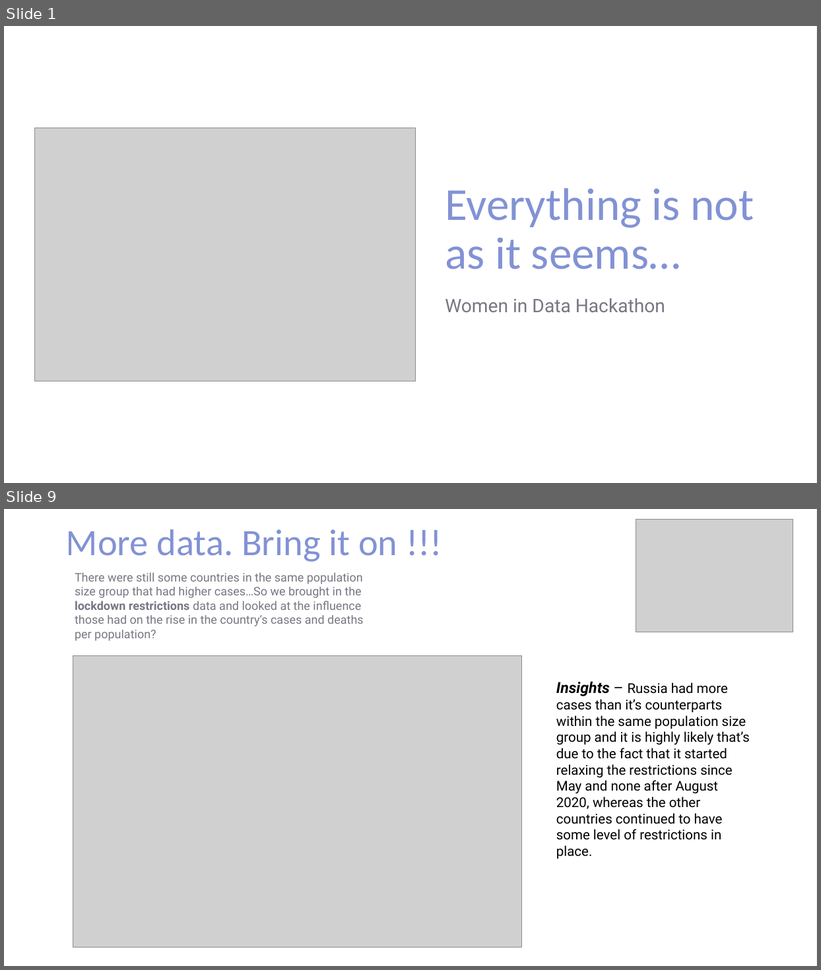
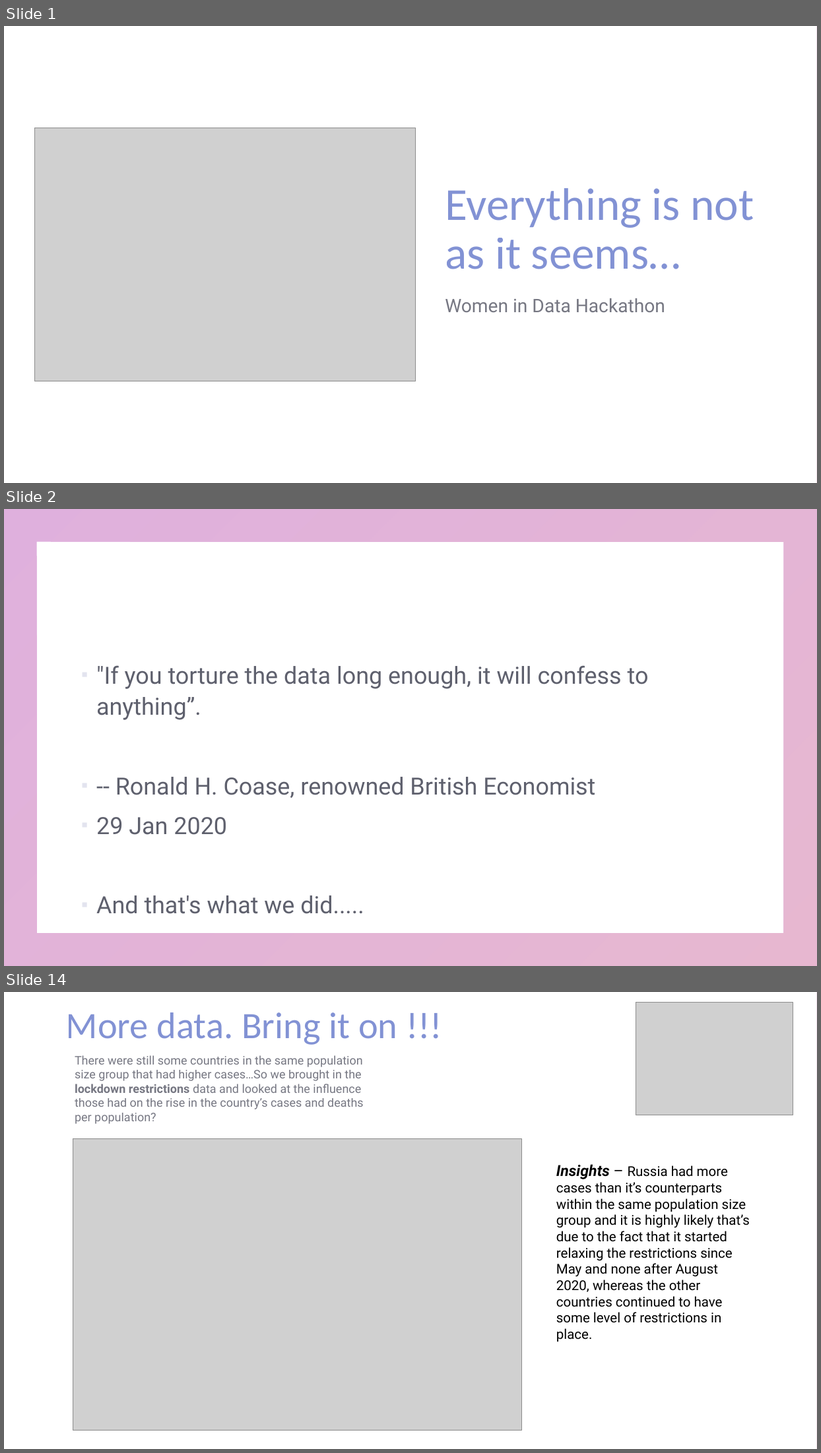
Before and after one commit to KarenJewell/WIDDatathon, a slide deck: WID Presentation_4.pptx. Shown one above the other, each under a label of ours: slides 1 and 9 before the commit, slides 1, 2 and 14 after it; the slides between them are not shown. The pictures are 821x970 and 821x1453 pixels, drawn with LibreOffice and Linux fonts; fonts in the diff are those of the drawing; grey boxes stand for pictures. Boxes give left, top, right and bottom in pixels: in the first picture for what was removed or moved away, otherwise in the second. Text is boxed around its words. In the diff, an @@ line names an element or a change of style, - is before the commit and + after.

```diff
--- a/WID Presentation_4.pptx
+++ b/WID Presentation_4.pptx
@@ slide 2 added at [4, 509, 817, 966], background #FFFFFF; not listed: 1 template element that a slide beside it also shows @@
@@ text added at [96, 665, 649, 914], 28 pt, text #1B1D30 at 70% opacity @@
+▪ "If you torture the data long enough, it will confess to anything”.
+▪ -- Ronald H. Coase, renowned British Economist
+▪ 29 Jan 2020
+▪ And that's what we did.....
@@ what was slide 9 is now slide 14 @@
```
Also in this commit, not shown: 8 slides changed, 16 other slides added, 4 other files.
